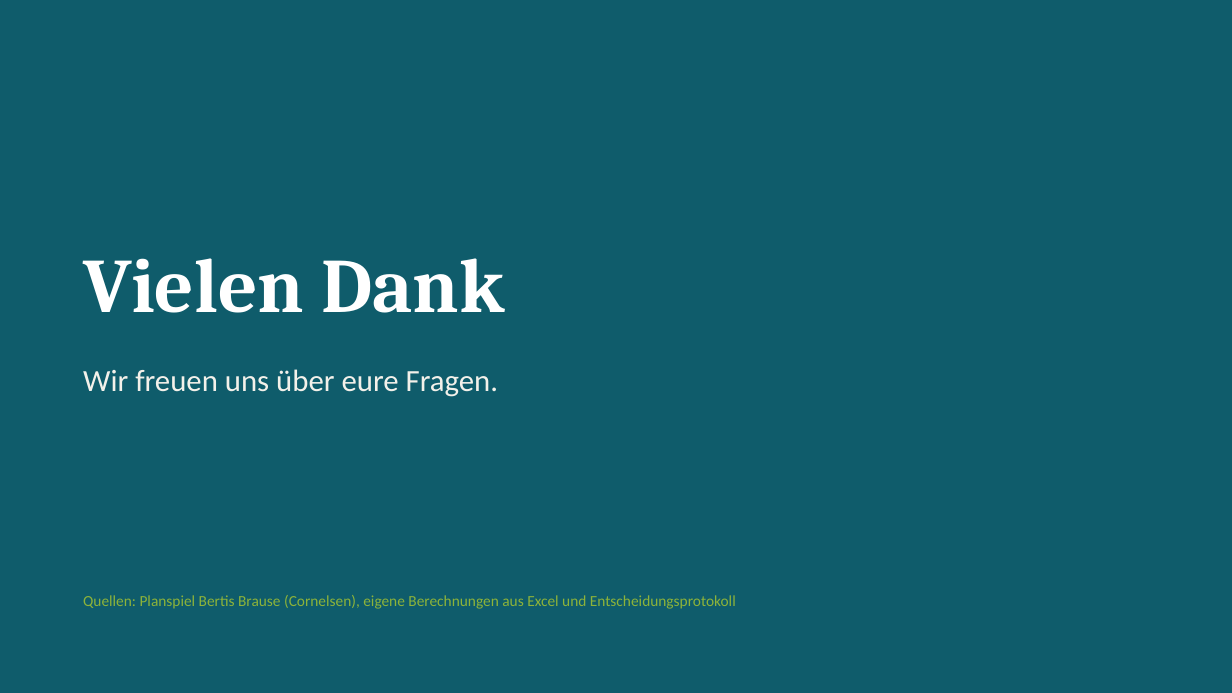
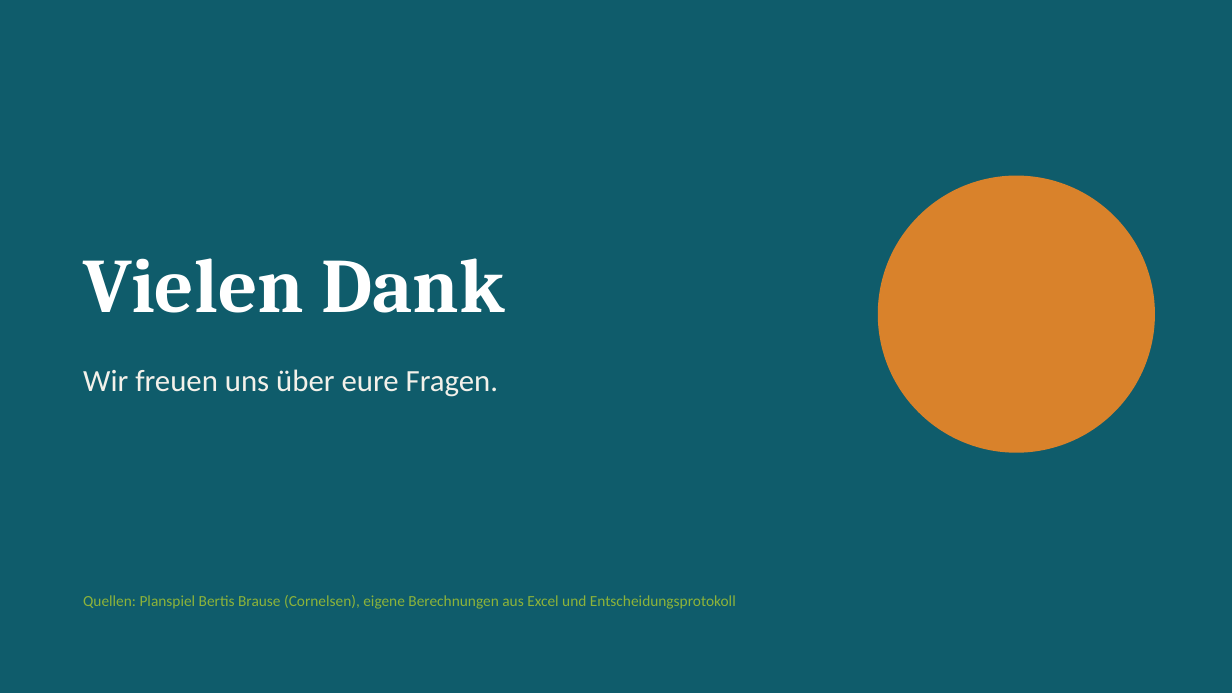
Before and after one commit to jofy0002/claude-workspace, a slide deck: slide 12 of endpraesentation/Elbharz_Endpraesentation_Geruest.pptx. Drawn at 1232x693 pixels with LibreOffice and Linux fonts; fonts in the diff are those of the drawing. Boxes give left, top, right and bottom in pixels: in the first picture for what was removed or moved away, otherwise in the second. Text is boxed around its words. In the diff, an @@ line names an element or a change of style, - is before the commit and + after.

```diff
--- a/endpraesentation/Elbharz_Endpraesentation_Geruest.pptx
+++ b/endpraesentation/Elbharz_Endpraesentation_Geruest.pptx
@@ ellipse added at box(878, 176, 1155, 453), fill #D9822B @@
```
Also in this commit, not shown: 11 other slides changed, 1 other file.
